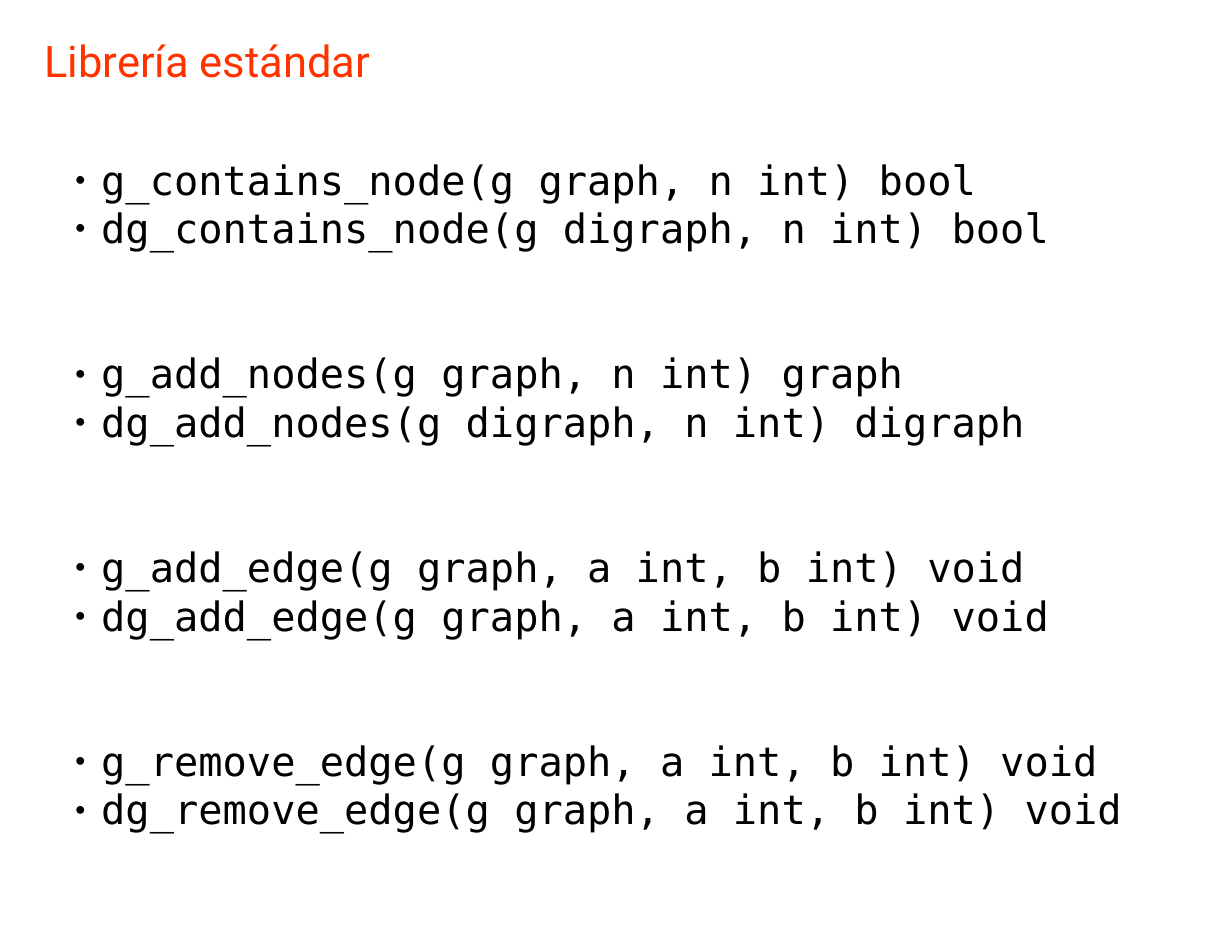
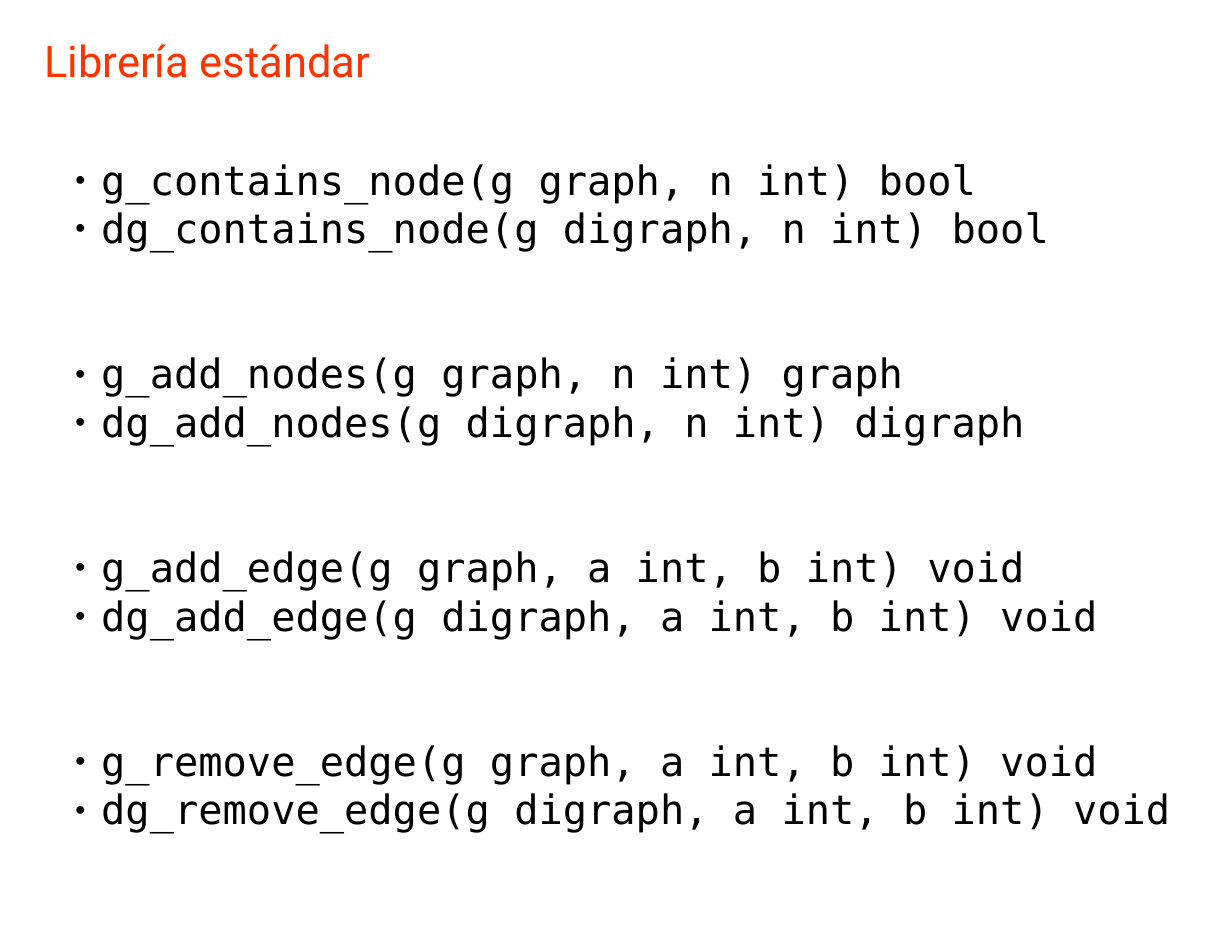
Before and after one commit to GAPM/cg, a slide deck: slide 36 of doc/CG.odp (slide 37 before the commit). Drawn at 1232x925 pixels with LibreOffice and Linux fonts; fonts in the diff are those of the drawing. Boxes give left, top, right and bottom in pixels: in the first picture for what was removed or moved away, otherwise in the second. Text is boxed around its words. In the diff, an @@ line names an element or a change of style, - is before the commit and + after.

```diff
--- a/doc/CG.odp
+++ b/doc/CG.odp
@@ text at box(101, 600, 1097, 640): text changed @@
-● dg_add_edge(g graph, a int, b int) void
+● dg_add_edge(g digraph, a int, b int) void
@@ text at box(101, 793, 1170, 833): text changed @@
-● dg_remove_edge(g graph, a int, b int) void
+● dg_remove_edge(g digraph, a int, b int) void
```
Also in this commit, not shown: 11 other slides changed, 1 slide added, 6 slides removed.
